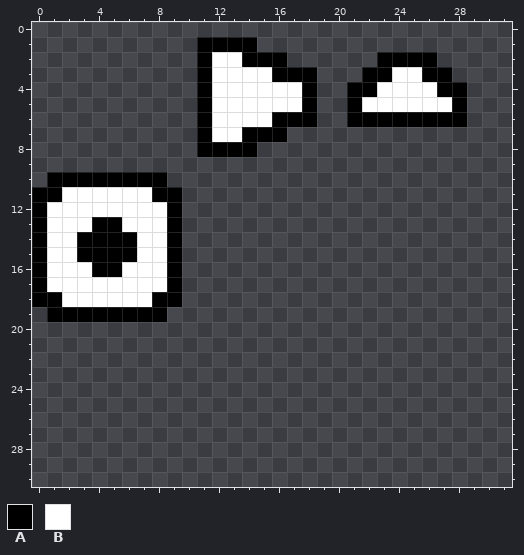
File history of a pixel-art file, theme_atlas.aseprite. The first picture shows the starting point.
64x64 pixels, 1 frame. Shown: x 0..31, y 0..30.
Palette (. is transparent): A #000000  B #ffffff
Pixels before, first column x 0:
 1 ...........AAAA..............
 2 ...........ABBAAA......AAAA..
 3 ...........ABBBBAAA...AABBAA.
 4 ...........ABBBBBBA..AABBBBAA
 5 ...........ABBBBBBA..ABBBBBBA
 6 ...........ABBBBAAA..AAAAAAAA
 7 ...........ABBAAA............
 8 ...........AAAA..............
 9 .............................
10 .AAAAAAAA....................
11 AABBBBBBAA...................
12 ABBBBBBBBA...................
13 ABBBAABBBA...................
14 ABBAAAABBA...................
15 ABBAAAABBA...................
16 ABBBAABBBA...................
17 ABBBBBBBBA...................
18 AABBBBBBAA...................
19 .AAAAAAAA....................
The result:
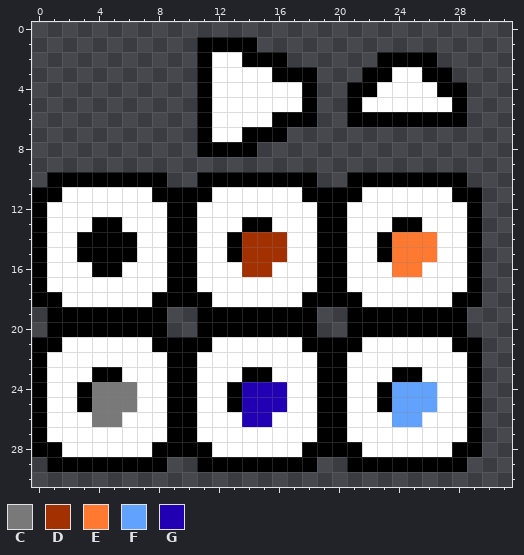
Colours new in this view: C #797979  D #a23000  E #ff7930  F #61a2ff  G #2000b2
Diff:
Changed rows in their new state; - is an unchanged pixel.
first column x 0:
10 -----------AAAAAAAA--AAAAAAAA-
11 ----------AABBBBBBAAAABBBBBBAA
12 ----------ABBBBBBBBAABBBBBBBBA
13 ----------ABBBAABBBAABBBAABBBA
14 ----------ABBADDDBBAABBAEEEBBA
15 ----------ABBADDDBBAABBAEEEBBA
16 ----------ABBBDDBBBAABBBEEBBBA
17 ----------ABBBBBBBBAABBBBBBBBA
18 ----------AABBBBBBAAAABBBBBBAA
19 -----------AAAAAAAA--AAAAAAAA-
20 -AAAAAAAA--AAAAAAAA--AAAAAAAA-
21 AABBBBBBAAAABBBBBBAAAABBBBBBAA
22 ABBBBBBBBAABBBBBBBBAABBBBBBBBA
23 ABBBAABBBAABBBAABBBAABBBAABBBA
24 ABBACCCBBAABBAGGGBBAABBAFFFBBA
25 ABBACCCBBAABBAGGGBBAABBAFFFBBA
26 ABBBCCBBBAABBBGGBBBAABBBFFBBBA
27 ABBBBBBBBAABBBBBBBBAABBBBBBBBA
28 AABBBBBBAAAABBBBBBAAAABBBBBBAA
29 -AAAAAAAA--AAAAAAAA--AAAAAAAA-
